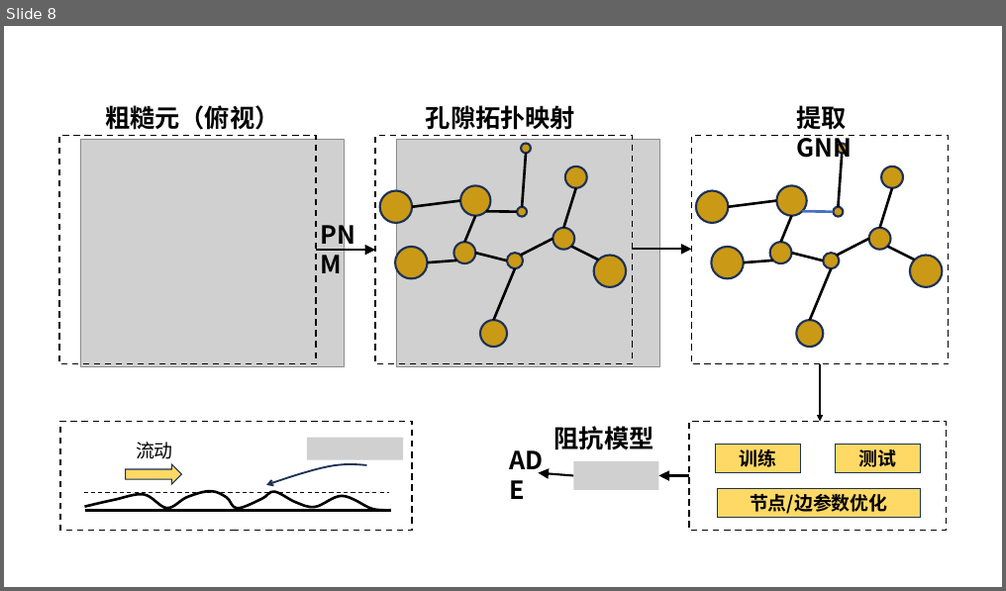
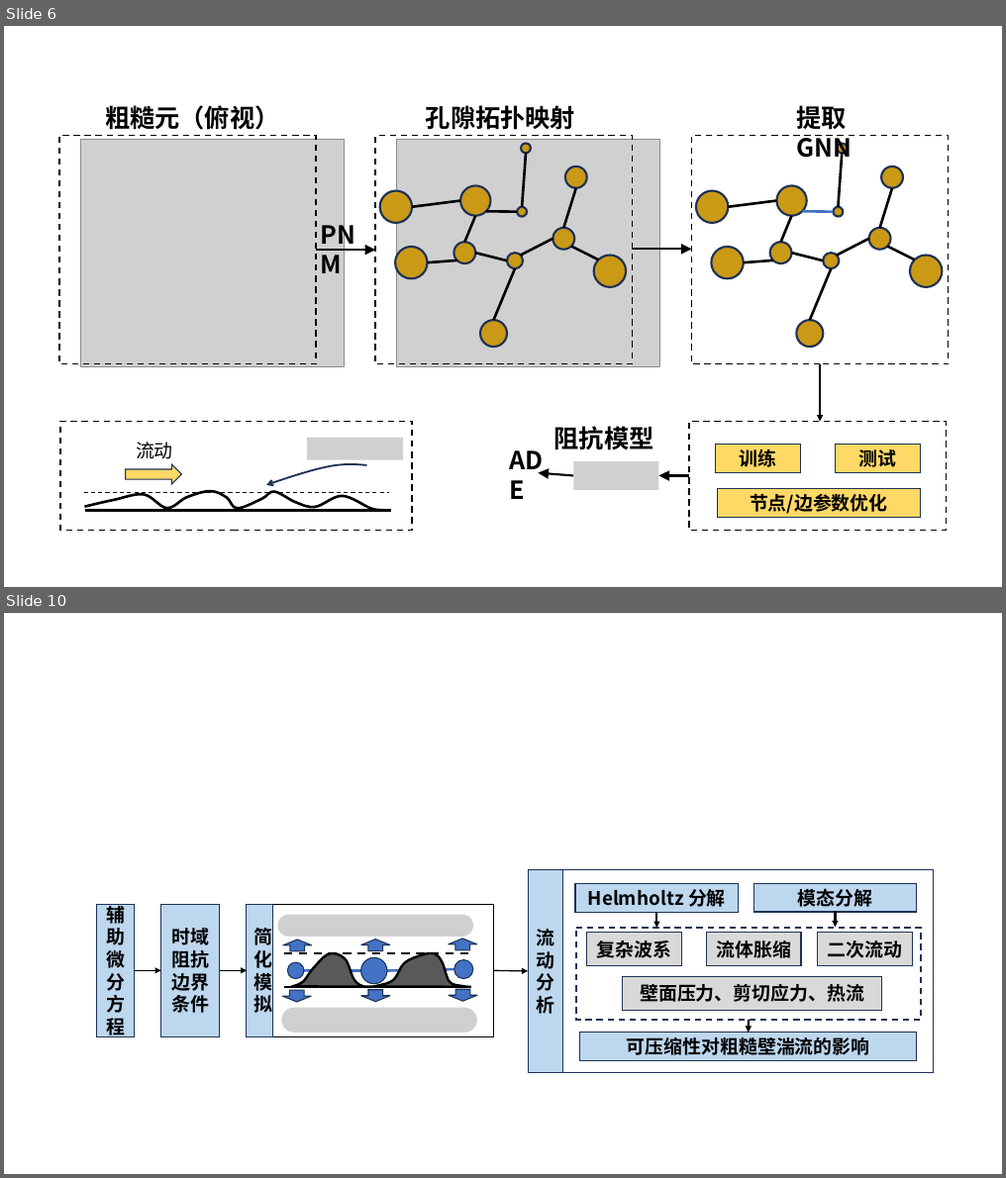
Before and after one commit to ychen0322/research, a slide deck: 2026青年基金/figs/技术路线图.pptx. Shown one above the other, each under a label of ours: slide 8 before the commit, slides 6 and 10 after it; the slides between them are not shown. The pictures are 1006x591 and 1006x1178 pixels, drawn with LibreOffice and Linux fonts; fonts in the diff are those of the drawing; grey boxes stand for pictures. Boxes give left, top, right and bottom in pixels: in the first picture for what was removed or moved away, otherwise in the second. Text is boxed around its words. In the diff, an @@ line names an element or a change of style, - is before the commit and + after.

```diff
--- a/2026青年基金/figs/技术路线图.pptx
+++ b/2026青年基金/figs/技术路线图.pptx
@@ slide 10 added at (4, 613, 1002, 1174), background #FFFFFF @@
@@ group added at (97, 869, 934, 1073): 10 rounded rectangles, 6 arrows, 6 up arrows, 4 rectangles, 4 lines, 3 ellipses, 2 pictures, 1 freeform shape @@
+辅助微分方程
+时域阻抗
+边界条件
+Helmholtz 分解
+模态分解
+复杂波系
+壁面压力、剪切应力、热流
+流体胀缩
+二次流动
+流动分析
+可压缩性对粗糙壁湍流的影响
+简化模拟
@@ what was slide 8 is now slide 6 @@
```
Also in this commit, not shown: 4 other slides added, 2 slides removed, 7 other files.
